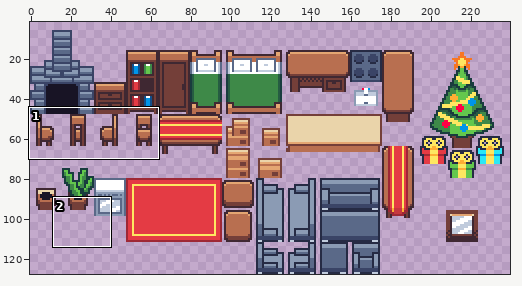
File history of a pixel-art file, Assets/assets.aseprite. Above, an overview of the earlier version with the close-up marked.
Close-up. First the earlier version:
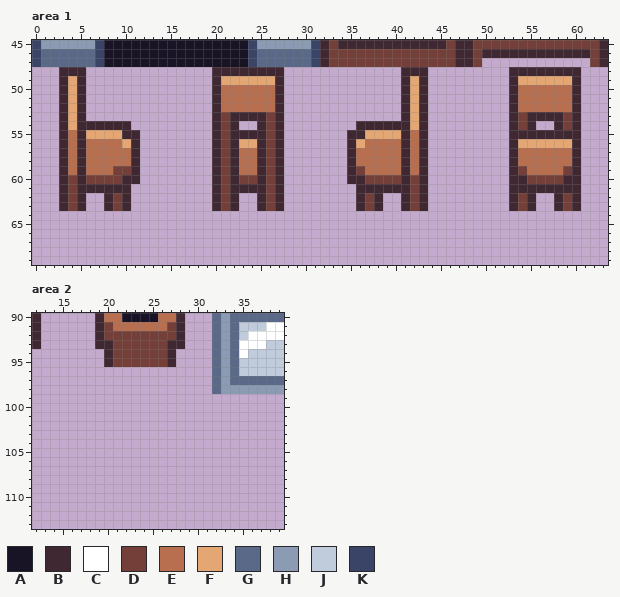
240x128 pixels, 1 frame. Shown: area 1: x 0..63, y 45..69; area 2: x 12..39, y 90..113. The wide view leaves out empty margins.
Palette (. is transparent): A #181425  B #3f2832  C #ffffff  D #743f39  E #b86f50  F #e4a672  G #5a6988  H #8b9bb4  J #c0cbdc  K #3a4466
Pixels before, area 1, first column x 0:
45 KHHHHHHKAAAAAAAAAAAAAAAAKHHHHHHKBDBBBBBBBBBBBBDBBDDDDDDDDDDDDDDB
46 KGGGGGGKAAAAAAAAAAAAAAAAKGGGGGGKBDDDDDDDDDDDDDDBBDBBBBBBBBBBBBDB
47 KGGGGGGKAAAAAAAAAAAAAAAAKGGGGGGKBDDDDDDDDDDDDDDBBD............DB
48 ...BBB..............BBBBBBBB.............BBB.........BBBBBBBB...
49 ...BFB..............BFFFFFFB.............BFB.........BFFFFFFB...
50 ...BFB..............BEEEEEEB.............BFB.........BEEEEEEB...
51 ...BFB..............BEEEEEEB.............BFB.........BEEEEEEB...
52 ...BFB..............BEEEEEEB.............BFB.........BEEEEEEB...
53 ...BFB..............BDBBBBDB.............BFB.........BDBBBBDB...
54 ...BFBBBBBB.........BDB..BDB........BBBBBBFB.........BDB..BDB...
55 ...BEBFFFFBB........BDBBBBDB.......BBFFFFBEB.........BBBBBBBB...
56 ...BEBEEEEFB........BDBFFBDB.......BFEEEEBEB.........BFFFFFFB...
57 ...BEBEEEEEB........BDBEEBDB.......BEEEEEBEB.........BEEEEEEB...
58 ...BEBEEEEEB........BDBEEBDB.......BEEEEEBEB.........BEEEEEEB...
59 ...BEBEEEDDB........BDBEEBDB.......BDEEEEBEB.........BDEEEEDB...
60 ...BDBDDDDBB........BDBDDBDB.......BBDDDDBDB.........BBDDDDBB...
61 ...BDBBBBBB.........BDBBBBDB........BBBBBBDB.........BBBBBBBB...
62 ...BDB..BDB.........BDB..BDB........BDB..BDB.........BDB..BDB...
63 ...BDB..BDB.........BDB..BDB........BDB..BDB.........BDB..BDB...
Pixels before, area 2, first column x 12:
90 B......BEEAAAAEEB...GHGGGGGG
91 B......BDEEEEEEDB...GHGJJJCC
92 B......BDDDDDDDDB...GHGJCCCC
93 B......BBDDDDDDBB...GHGCCCJJ
94 ........BDDDDDDB....GHGCJJJJ
95 ........BDDDDDDB....GHGJJJJJ
96 ....................GHGJJJJJ
97 ....................GHGGGGGG
98 ....................GHHHHHHH
After the commit:
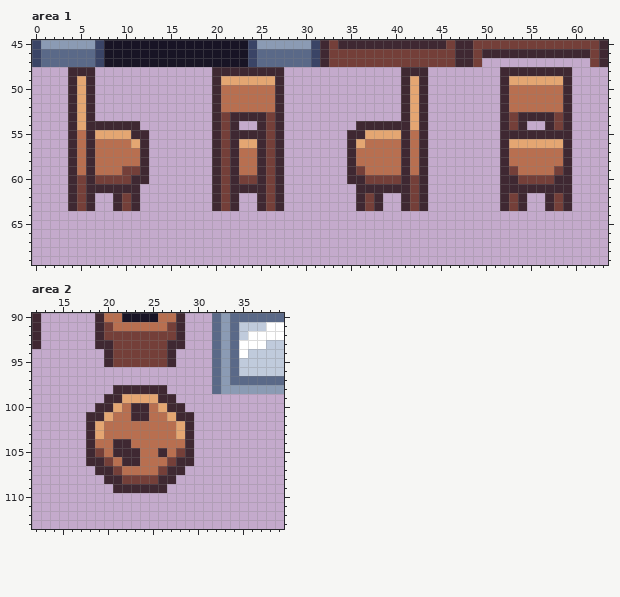
Changes in this commit:
{"where": "area 1"}
{"y":48,"x":3,"old":"B","new":"."}
{"y":48,"x":6,"old":".","new":"B"}
{"y":48,"x":52,"old":".","new":"B"}
{"y":48,"x":60,"old":"B","new":"."}
{"y":49,"x":3,"old":"BFB.","new":".BFB"}
{"y":49,"x":52,"old":".B","new":"BF"}
{"y":49,"x":59,"old":"FB","new":"B."}
{"y":50,"x":3,"old":"BFB.","new":".BFB"}
{"y":50,"x":52,"old":".B","new":"BE"}
{"y":50,"x":59,"old":"EB","new":"B."}
{"y":51,"x":3,"old":"BFB.","new":".BFB"}
{"y":51,"x":52,"old":".B","new":"BE"}
{"y":51,"x":59,"old":"EB","new":"B."}
{"y":52,"x":3,"old":"BFB.","new":".BFB"}
{"y":52,"x":52,"old":".B","new":"BE"}
{"y":52,"x":59,"old":"EB","new":"B."}
{"y":53,"x":3,"old":"BFB.","new":".BFB"}
{"y":53,"x":52,"old":".BD","new":"BDB"}
{"y":53,"x":58,"old":"BDB","new":"DB."}
{"y":54,"x":3,"old":"BFB","new":".BF"}
{"y":54,"x":11,"old":".","new":"B"}
{"y":54,"x":52,"old":".BDB","new":"BDB."}
{"y":54,"x":57,"old":".BDB","new":"BDB."}
{"y":55,"x":3,"old":"BEBF","new":".BEB"}
{"y":55,"x":10,"old":"B","new":"F"}
{"y":55,"x":12,"old":".","new":"B"}
{"y":55,"x":52,"old":".","new":"B"}
{"y":55,"x":60,"old":"B","new":"."}
{"y":56,"x":3,"old":"BEBE","new":".BEB"}
{"y":56,"x":10,"old":"FB.","new":"EFB"}
{"y":56,"x":52,"old":".B","new":"BF"}
{"y":56,"x":59,"old":"FB","new":"B."}
{"y":57,"x":3,"old":"BEBE","new":".BEB"}
{"y":57,"x":11,"old":"B.","new":"EB"}
{"y":57,"x":52,"old":".B","new":"BE"}
{"y":57,"x":59,"old":"EB","new":"B."}
{"y":58,"x":3,"old":"BEBE","new":".BEB"}
{"y":58,"x":11,"old":"B.","new":"EB"}
{"y":58,"x":52,"old":".B","new":"BE"}
{"y":58,"x":59,"old":"EB","new":"B."}
{"y":59,"x":3,"old":"BEBE","new":".BEB"}
{"y":59,"x":9,"old":"D","new":"E"}
{"y":59,"x":11,"old":"B.","new":"DB"}
{"y":59,"x":52,"old":".BD","new":"BDE"}
{"y":59,"x":58,"old":"EDB","new":"DB."}
{"y":60,"x":3,"old":"BDBD","new":".BDB"}
{"y":60,"x":10,"old":"B","new":"D"}
{"y":60,"x":12,"old":".","new":"B"}
{"y":60,"x":52,"old":".","new":"B"}
{"y":60,"x":54,"old":"B","new":"D"}
{"y":60,"x":58,"old":"D","new":"B"}
{"y":60,"x":60,"old":"B","new":"."}
{"y":61,"x":3,"old":"BDB","new":".BD"}
{"y":61,"x":11,"old":".","new":"B"}
{"y":61,"x":52,"old":".","new":"B"}
{"y":61,"x":60,"old":"B","new":"."}
{"y":62,"x":3,"old":"BDB.","new":".BDB"}
{"y":62,"x":8,"old":"BDB.","new":".BDB"}
{"y":62,"x":52,"old":".BDB","new":"BDB."}
{"y":62,"x":57,"old":".BDB","new":"BDB."}
{"y":63,"x":3,"old":"BDB.","new":".BDB"}
{"y":63,"x":8,"old":"BDB.","new":".BDB"}
{"y":63,"x":52,"old":".BDB","new":"BDB."}
{"y":63,"x":57,"old":".BDB","new":"BDB."}
{"where": "area 2"}
{"y":98,"x":21,"old":"......","new":"BBBBBB"}
{"y":99,"x":20,"old":"........","new":"BBFFFFBB"}
{"y":100,"x":19,"old":"..........","new":"BBFEBBEFBB"}
{"y":101,"x":18,"old":"............","new":"BBFEEBBEEFBB"}
{"y":102,"x":18,"old":"............","new":"BFEEEEEEEEFB"}
{"y":103,"x":18,"old":"............","new":"BFEEEEEEEEFB"}
{"y":104,"x":18,"old":"............","new":"BEEBBEEEEEEB"}
{"y":105,"x":18,"old":"............","new":"BDEBBBEEBEDB"}
{"y":106,"x":18,"old":"............","new":"BBDEBBEEEDBB"}
{"y":107,"x":19,"old":"..........","new":"BBDEEEEDBB"}
{"y":108,"x":20,"old":"........","new":"BBDDDDBB"}
{"y":109,"x":21,"old":"......","new":"BBBBBB"}
